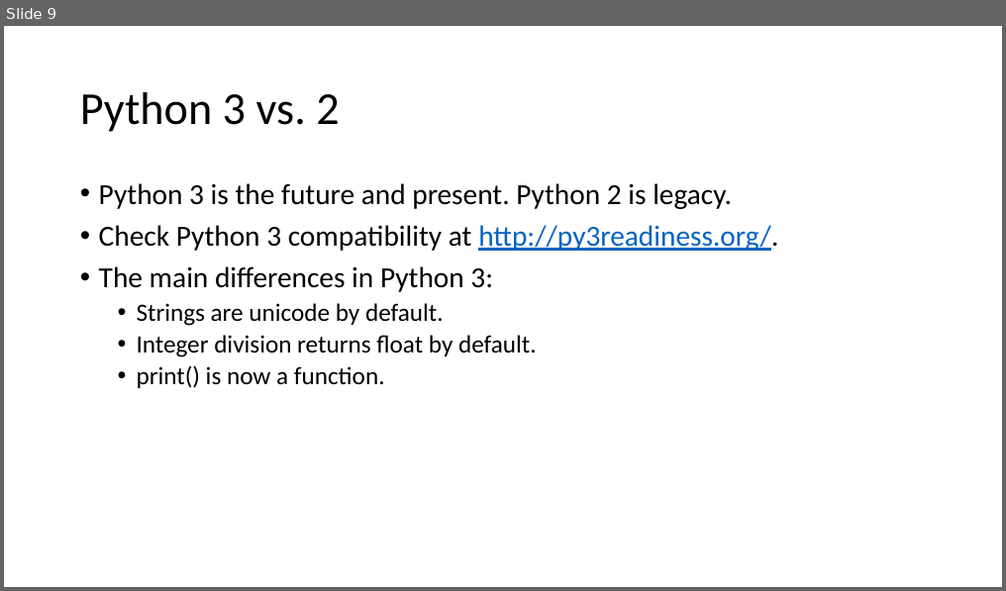
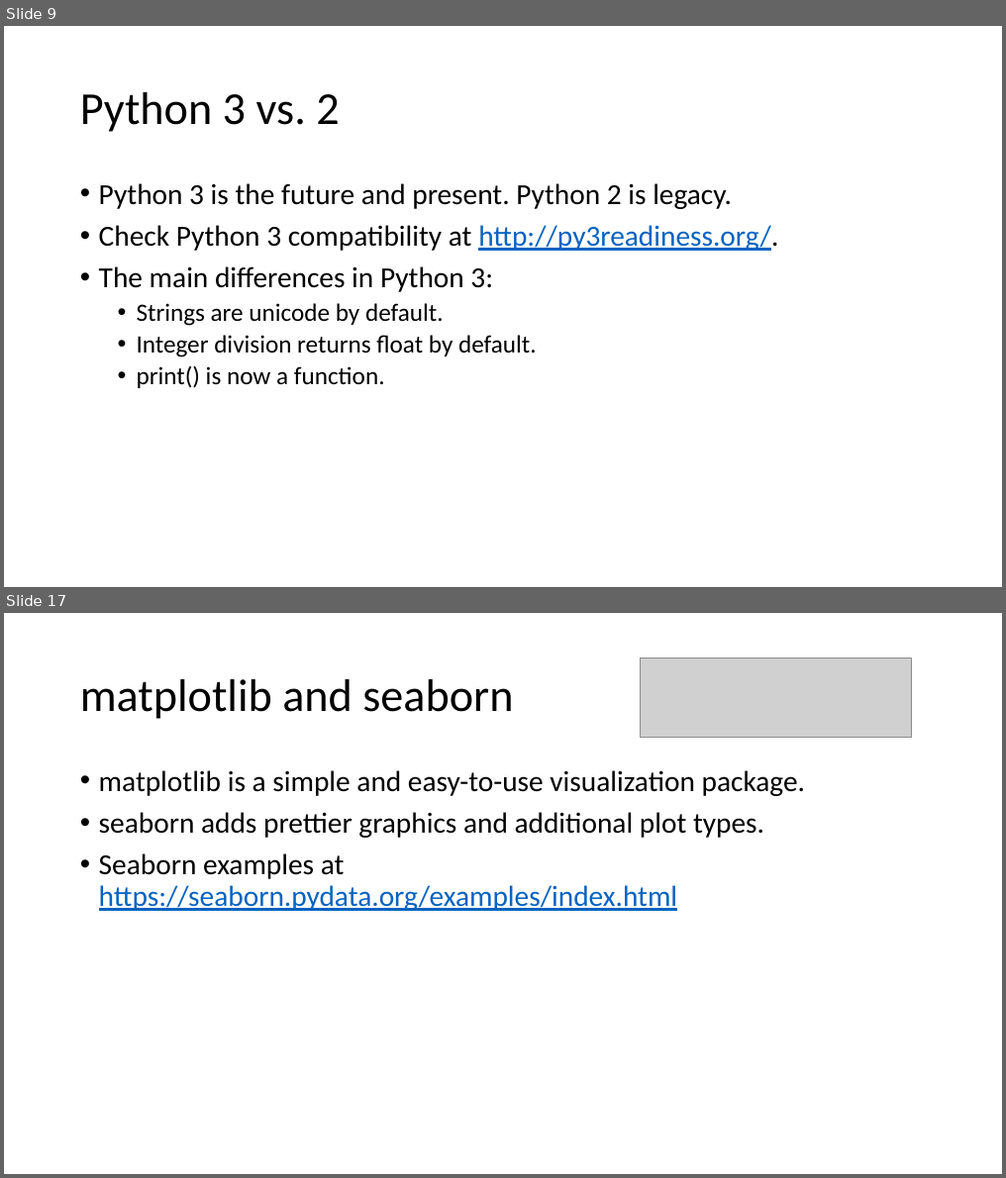
Before and after one commit to HStrand/python-ml101, a slide deck: Python course presentation 18 Dec 2017.pptx. Shown one above the other, each under a label of ours: slide 9 before the commit, slides 9 and 17 after it; the slides between them are not shown. The pictures are 1006x591 and 1006x1178 pixels, drawn with LibreOffice and Linux fonts; fonts in the diff are those of the drawing; grey boxes stand for pictures. Boxes give left, top, right and bottom in pixels: in the first picture for what was removed or moved away, otherwise in the second. Text is boxed around its words. In the diff, an @@ line names an element or a change of style, - is before the commit and + after.

```diff
--- a/Python course presentation 18 Dec 2017.pptx
+++ b/Python course presentation 18 Dec 2017.pptx
@@ slide 17 added at box(4, 613, 1002, 1174), background #FFFFFF @@
@@ picture added at box(641, 658, 912, 738) @@
@@ title added at box(80, 679, 513, 719), 44 pt, text #000000 @@
+matplotlib and seaborn
@@ text added at box(99, 770, 805, 911), 28 pt, text #000000 @@
+• matplotlib is a simple and easy-to-use visualization package.
+• seaborn adds prettier graphics and additional plot types.
+• Seaborn examples at https://seaborn.pydata.org/examples/index.html
```
Also in this commit, not shown: 4 slides changed, 12 other slides added, 6 other files.
